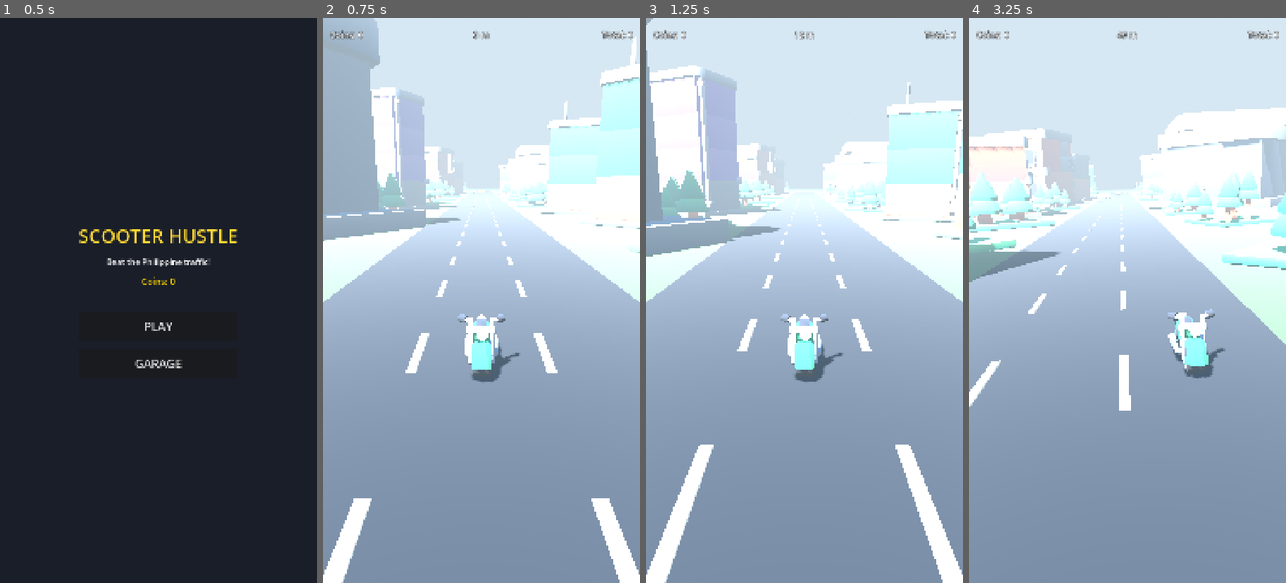
Above: before the commit, frames 1-4 (left to right).
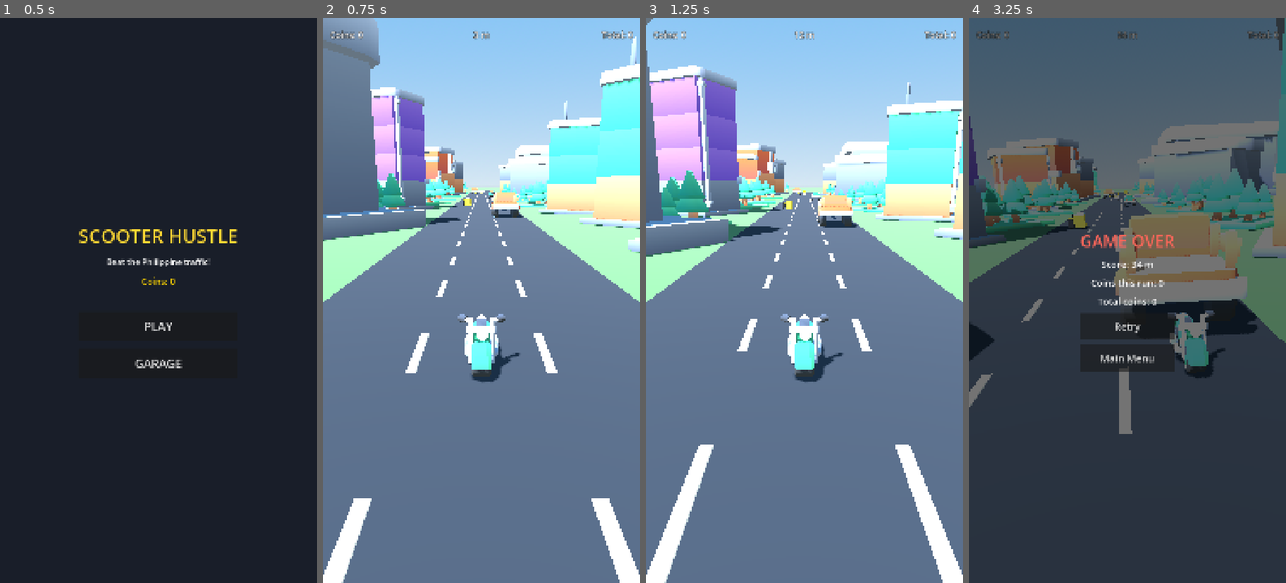
Above: after the commit, the same moments.

Repository: daveph74/ScooterHustle3d
Game: Godot game, scene res://ui/MainMenu.tscn
The game is run twice, just before and just after one commit, with the same random seed, the same clock (stepped at 60 frames per second) and the same inputs.
Inputs (mouse positions are in pixels of both pictures, inside the frame that each line leads up to):
- Up to frame 1 (0.5 s): no input
- Up to frame 2 (0.75 s): click "PLAY" at 0.5 s
- Up to frame 3 (1.25 s): no input
- Up to frame 4 (3.25 s): move the mouse to (1197, 272) at 1.27 s; hold Right (move_right) 1.28-2 s; click (1197, 272) at 1.42 s; drag from (1064, 328) to (1111, 413) at 2.02 s; move the mouse to (1159, 176) at 2.77 s; hold Right (move_right) from 2.78 s (still down)

Frame 1 is identical in both runs. In frame 2, 94% of the frame differs, in the area x 0-100%, y 0-100%; in frame 3, 92%; in frame 4, 100%.

Commit message:
Remove fog and pre-populate the road with moving traffic
- Disable the distance fog in the game environment for a clear, bright look
- Pre-spawn spaced-out traffic at startup so cars/trucks are visibly driving
  on the road from the first second (previously the first vehicles had to
  drive in from far away and the fog hid them)

Co-Authored-By: Claude Opus 4.8 <noreply@anthropic.com>
Claude-Session: https://claude.ai/code/session_01PHLVEVPJpfCS2xU3BfnMgD

Diff:
--- a/scenes/Game.tscn
+++ b/scenes/Game.tscn
@@ -20,9 +20,7 @@
 ambient_light_source = 3
 ambient_light_energy = 1.0
 tonemap_mode = 2
-fog_enabled = true
-fog_light_color = Color(0.72, 0.82, 0.9, 1)
-fog_density = 0.012
+fog_enabled = false
 
 [sub_resource type="StandardMaterial3D" id="ground_mat"]
 albedo_color = Color(0.32, 0.42, 0.26, 1)
--- a/scripts/Game.gd
+++ b/scripts/Game.gd
@@ -91,6 +91,7 @@
 	_make_road_materials()
 	_build_road()
 	_prewarm_scenery()
+	_prewarm_traffic()
 
 	# Aim the sun down and across so the boxes cast nice shadows.
 	sun.rotation_degrees = Vector3(-55, -35, 0)
@@ -231,13 +232,19 @@
 # ==========================================================================
 
 func _spawn_traffic() -> void:
+	_spawn_traffic_at(SPAWN_Z)
+
+
+## Spawn traffic at a given distance ahead. Used both for normal spawning (at
+## SPAWN_Z) and for pre-populating the road at startup.
+func _spawn_traffic_at(z: float) -> void:
 	var types := ["jeepney", "tricycle", "bus", "car"]
 	var lane := randi() % 3
 
 	var vehicle := TRAFFIC_SCENE.instantiate()
 	traffic_container.add_child(vehicle)
 	vehicle.setup(types[randi() % types.size()])
-	vehicle.position = Vector3(LANES_X[lane], 0.0, SPAWN_Z)
+	vehicle.position = Vector3(LANES_X[lane], 0.0, z)
 
 	# Later in the run, sometimes add a second vehicle in a DIFFERENT lane.
 	# We never fill all three lanes, so there is always a way through.
@@ -246,7 +253,16 @@
 		var vehicle2 := TRAFFIC_SCENE.instantiate()
 		traffic_container.add_child(vehicle2)
 		vehicle2.setup(types[randi() % types.size()])
-		vehicle2.position = Vector3(LANES_X[lane2], 0.0, SPAWN_Z - randf_range(4.0, 12.0))
+		vehicle2.position = Vector3(LANES_X[lane2], 0.0, z - randf_range(4.0, 12.0))
+
+
+## Put some traffic on the road at startup so it isn't empty for the first few
+## seconds while the first spawned vehicles drive in from the distance.
+func _prewarm_traffic() -> void:
+	var z := -40.0   # far enough that the player has time to react at the start
+	while z > -150.0:
+		_spawn_traffic_at(z)
+		z -= randf_range(20.0, 34.0)
 
 
 func _scroll_traffic(amount: float) -> void:
